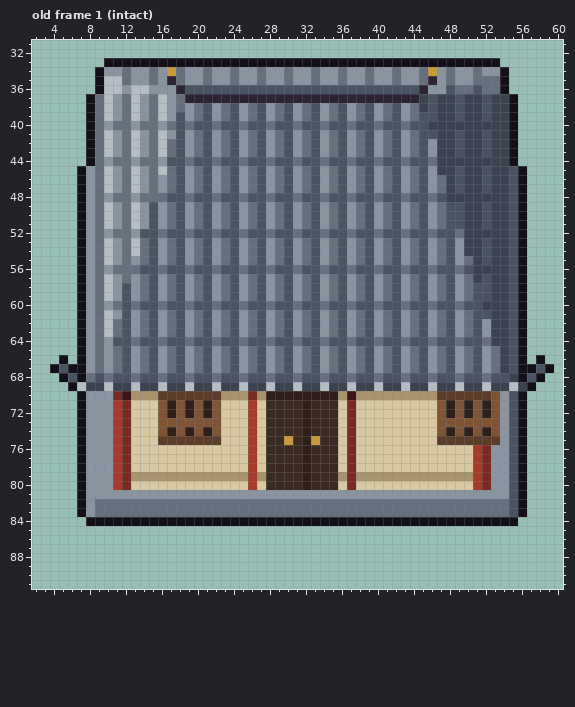
Edited in one commit: pixel-art file (art/mockup/angle/house.aseprite). That is the earlier state.
64x92 pixels, 1 frame. Shown: old frame 1 (intact): x 2..60, y 31..91. The commit also changed other frames, which this record leaves out.
The result:
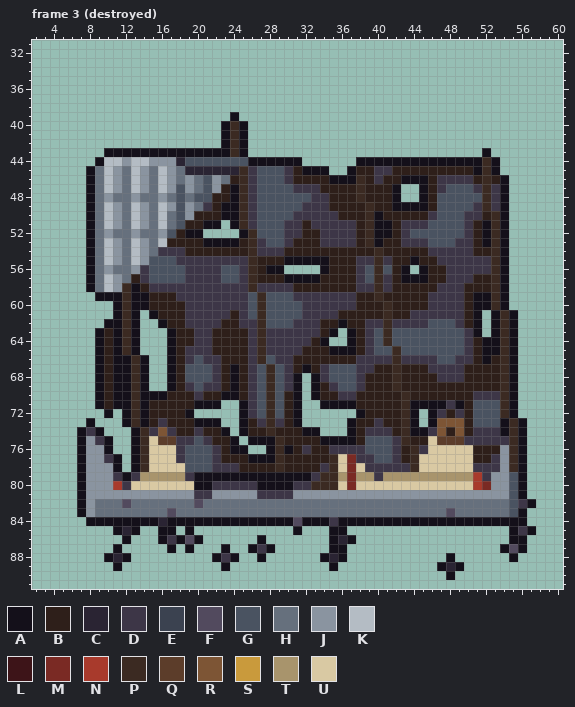
Palette (. is transparent): A #14101a  B #2e1f1a  C #2a2433  D #3d3647  E #3b4250  F #524a5e  G #4a5361  H #66707d  J #8a94a0  K #b4bcc4  L #3d1418  M #7a2a24  N #a83a2c  P #3b2a22  Q #5c3d2a  R #7d5535  S #c99a3c  T #a8946c  U #d9c9a3
A new or re-ordered frame is compared with the old frame closest to it.
What changed:
frames 1 -> 4
--- frame 3 (destroyed) is new; against old frame 1 (intact)
@@ x 2..60 @@
 32 ...........................................................
-33 ........AAAAAAAAAAAAAAAAAAAAAAAAAAAAAAAAAAAAAAAAAAAA.......
-34 .......AJJHJJHJSHJJHJJHJJHJJHJJHJJHJJHJJHJJHSJHJJHJJA......
-35 .......AKKHJJHJCHJJHJJHJJHJJHJJHJJHJJHJJHJJHCJHJJHHHA......
-36 .......AKKJKKJJJCGGGGGGGGGGGGGGGGGGGGGGGGGGCJJGHHGHHA......
-37 ......AHKJHKJHKJHCCCCCCCCCCCCCCCCCCCCCCCCCCEGEEGEEGEEA.....
-38 ......AHKJHKJHKJHJHGJHGJHGJHGJHGJHGJHGJHGJHEGEEGEEGEEA.....
-39 ......AHKJHKJHKJGJHGJHGJHGJHGJHGJHGJHGJHGJHGGEEGEEGEEA.....
-40 ......AHJHHJHHJHGHGGHGGHGGHGGHGGHGGHGGHGGHGGEEEEEEEEEA.....
-41 ......AHKJHKJHKJGJHGJHGJHGJHGJHGJHGJHGJHGJHGGEEGEEGEEA.....
-42 ......AHKJHKJHKHGJHGJHGJHGJHGJHGJHGJHGJHGJHGJEEGEEGEEA.....
-43 ......AHKJHKJHKHGJHGJHGJHGJHGJHGJHGJHGJHGJHGJEEGEEGEEA.....
-44 ......AHJHHJHHJGGHGGHGGHGGHGGHGGHGGHGGHGGHGGHEEEEEEEEA.....
-45 .....AJHKJHKJHKHGJHGJHGJHGJHGJHGJHGJHGJHGJHGJEEGEEGEEGA....
-46 .....AJHKJHKJHJHGJHGJHGJHGJHGJHGJHGJHGJHGJHGJHEGEEGEEGA....
-47 .....AJHKJHKJHJHGJHGJHGJHGJHGJHGJHGJHGJHGJHGJHEGEEGEEGA....
-48 .....AJHJHHJHHHGGHGGHGGHGGHGGHGGHGGHGGHGGHGGHGEEEEEEEGA....
-49 .....AJHKJHKJGJHGJHGJHGJHGJHGJHGJHGJHGJHGJHGJHGGEEGEEGA....
-50 .....AJHKJHKJGJHGJHGJHGJHGJHGJHGJHGJHGJHGJHGJHGGEEGEEGA....
-51 .....AJHKJHKJGJHGJHGJHGJHGJHGJHGJHGJHGJHGJHGJHGGEEGEEGA....
-52 .....AJHJHHJGGHGGHGGHGGHGGHGGHGGHGGHGGHGGHGGHGGHEEEEEGA....
-53 .....AJHKJHKHGJHGJHGJHGJHGJHGJHGJHGJHGJHGJHGJHGJEEGEEGA....
-54 .....AJHKJHKHGJHGJHGJHGJHGJHGJHGJHGJHGJHGJHGJHGJEEGEEGA....
-55 .....AJHKJHJHGJHGJHGJHGJHGJHGJHGJHGJHGJHGJHGJHGJHEGEEGA....
-56 .....AJHJHHHGGHGGHGGHGGHGGHGGHGGHGGHGGHGGHGGHGGHGEEEEGA....
-57 .....AJHKJHJHGJHGJHGJHGJHGJHGJHGJHGJHGJHGJHGJHGJHEGEEGA....
-58 .....AJHKJGJHGJHGJHGJHGJHGJHGJHGJHGJHGJHGJHGJHGJHGGEEGA....
-59 .....AJHKJGJHGJHGJHGJHGJHGJHGJHGJHGJHGJHGJHGJHGJHGGEEGA....
-60 .....AJHJHGHGGHGGHGGHGGHGGHGGHGGHGGHGGHGGHGGHGGHGGEEEGA....
-61 .....AJHKJGJHGJHGJHGJHGJHGJHGJHGJHGJHGJHGJHGJHGJHGGEEGA....
-62 .....AJHKHGJHGJHGJHGJHGJHGJHGJHGJHGJHGJHGJHGJHGJHGJEEGA....
-63 .....AJHKHGJHGJHGJHGJHGJHGJHGJHGJHGJHGJHGJHGJHGJHGJEEGA....
-64 .....AJHJGGHGGHGGHGGHGGHGGHGGHGGHGGHGGHGGHGGHGGHGGHEEGA....
-65 .....AJHJHGJHGJHGJHGJHGJHGJHGJHGJHGJHGJHGJHGJHGJHGJHEGA....
-66 ...A.AJHJHGJHGJHGJHGJHGJHGJHGJHGJHGJHGJHGJHGJHGJHGJHEGA.A..
-67 ..AGAAJHJHGJHGJHGJHGJHGJHGJHGJHGJHGJHGJHGJHGJHGJHGJHEGAAGA.
-68 ...AGAHGHGGHGGHGGHGGHGGHGGHGGHGGHGGHGGHGGHGGHGGHGGHGGEAGA..
-69 ....AKEEKEEKEEKEEKEEKEEKEEKEEKEEKEEKEEKEEKEEKEEKEEKEEKEA...
-70 .....AJJJMLTTTQQQQQQQTTTMTBBBBBBBBTLTTTTTTTTTQQQQQQRJGA....
-71 .....AJJJNMUUURBRBRBRUUUNUPPPPBPPPUMUUUUUUUUURBRBRBRJGA....
-72 .....AJJJNMUUURBRBRBRUUUNUPPPPBPPPUMUUUUUUUUURBRBRBRJGA....
-73 .....AJJJNMUUURRRRRRRUUUNUPPPPBPPPUMUUUUUUUUURRRRRRRJGA....
-74 .....AJJJNMUUURBRBRBRUUUNUPPPPBPPPUMUUUUUUUUURBRBRBRJGA....
-75 .....AJJJNMUUUQQQQQQQUUUNUPPSPBSPPUMUUUUUUUUUQQQQQQQJGA....
-76 .....AJJJNMUUUUUUUUUUUUUNUPPPPBPPPUMUUUUUUUUUUUUUNMJJGA....
-77 .....AJJJNMUUUUUUUUUUUUUNUPPPPBPPPUMUUUUUUUUUUUUUNMJJGA....
-78 .....AJJJNMUUUUUUUUUUUUUNUPPPPBPPPUMUUUUUUUUUUUUUNMJJGA....
-79 .....AJJJNMTTTTTTTTTTTTTNTPPPPBPPPTMTTTTTTTTTTTTTNMJJGA....
-80 .....AJJJNMUUUUUUUUUUUUUNUPPPPBPPPUMUUUUUUUUUUUUUNMJJGA....
-81 .....AJJJJJJJJJJJJJJJJJJJJJJJJJJJJJJJJJJJJJJJJJJJJJJJGA....
-82 .....AJHHHHHHHHHHHHHHHHHHHHHHHHHHHHHHHHHHHHHHHHHHHHHHGA....
-83 .....AJHHHHHHHHHHHHHHHHHHHHHHHHHHHHHHHHHHHHHHHHHHHHHHGA....
-84 ......AAAAAAAAAAAAAAAAAAAAAAAAAAAAAAAAAAAAAAAAAAAAAAAA.....
-85 ...........................................................
-86 ...........................................................
-87 ...........................................................
-88 ...........................................................
-89 ...........................................................
-90 ...........................................................
+33 ...........................................................
+34 ...........................................................
+35 ...........................................................
+36 ...........................................................
+37 ...........................................................
+38 ...........................................................
+39 ......................A....................................
+40 .....................APA...................................
+41 .....................APA...................................
+42 .....................APA...................................
+43 ........AAAAAAAAAAAAAAPA..........................A........
+44 .......AKKJKKJJJCGGGGGGGAAAAAA......AAAAAAAAAAAAAAPA.......
+45 ......AHKJHKJHKJHCCCCCCPDGGGDBAAA..ABBDDBBBBBBBBBAPA.......
+46 ......AHKJHKJHKJHJHGJHBPDGGGDBBBBAAAPBDBBAAABDDDDBPBA......
+47 ......AHKJHKJHKJGJHGJBAPDGGGGDDDBBBBPBBBA..ABDGGGDPDA......
+48 ......AHJHHJHHJHGHGGBBAPDGGGGGGDDBBBPBBBA..ABGGGGGPDA......
+49 ......AHKJHKJHKJGJHDBAAPDGGGGGDDDBBBBPBBAAAABGGGGDPDA......
+50 ......AHKJHKJHKHGJBBBAAPDGGGGDDDDDBBBPABBBBBDGGGDDBPA......
+51 ......AHKJHKJHKHGBBAA.APDGGGDDBDDDDDBPAABDDDGGGGDBAPA......
+52 ......AHJHHJHHJGBAA....APGGGDDBBDDDDBPAABDGGGGGGDBAPA......
+53 ......AHKJHKJHKBBBBAAAABPDGGDBBBDDDDBPABBDDDGGGDDBAPA......
+54 ......AHKJHKJHDDDBBBBBBBPDDDBBBBBBBBBBPBBBBBDDDDDBBPA......
+55 ......AHKJHKJGGGDDDDDDDDPBBBAAAAABBBDDPDBBABBDDDDDDPA......
+56 ......AHJHHJDGGGGDDDDGGDPBAA....ABBBDGPGBA.ABBDDDDDPA......
+57 ......AHKJHBDGGGGDDDDGGDPBBBAAAABBBBDGPDBAAABBDDDBBPA......
+58 ......AHKJPABDDDDDDDDDDDPDDDDBBBBBBBDDPDBBBBBDDDBBBPA......
+59 .......AAAPAABBBDDDDDDDDGPGGGDDDDDDDBBPBBBBBDDDDBAAPA......
+60 .........APAABBBBDDDDDDDGPGGGGDDDDDDBBBPBBBBDDDDBAAPA......
+61 .........APA.ABBBDDDDDBDGPGGGGDDDDBBBBBPBBDDDDDDBA.APA.....
+62 ........AAPA..ABBDDDDBBDDPGGGDDDBBABBDDPDDDDGGGDBA.APA.....
+63 .......ABAPA...ABBDDBBBBDPDDDDDDBA.ABDGPGGGGGGGGDA.APA.....
+64 .......ABAPA...ABBDDBBBBDPDDDDDBA..ABDGPGGGGGGGGDBAAPA.....
+65 .......ABAPA...ABDDDBBBBDPDDDDBBBAAABDGGPGGGGGGGDBAAPA.....
+66 .......ABAAPA..ABDGDDBBBDPGDDBBBBBBBDDDDPDDDDGGDDBABPA.....
+67 .......ABAAPA..ABGGGDBABDGPGDBABDGGGDDBBPBBBDDDDBBBBPA.....
+68 .......ABAAPA..ABGGGDBABDGPGDA.ADGGGDBBBPBBBBDDDBBBBPA.....
+69 .......ABAAPA..ABDGDDBABDGPGDA.ABDGGDBBBPBBBBBBBBBBBPA.....
+70 .......ABAAPAAABBBDBBAABDGPGBA.ABBDDBBBBBPBBBBBBBDDDPA.....
+71 .......ABAAPABBBBBAAA..ADGPGBA..AAAABBBBBPAAAADABGGGPA.....
+72 ........A.APABBBBA.....ADGPGBA......ABBBBPA.ADBDBGGGPA.....
+73 ......A...APABDBBBAAA..ABDPDBA.....ABBDBBPA.ARRRBGGGAPA....
+74 .....ADA...APDRDBBDBBA.ABBPBBBAA...ABDDDBPAADRBRBDDDAPA....
+75 .....AJDA..APUQQDDGDBBA.AAAPBBBBAAAABGGGDPBBUQQQDDDDDPA....
+76 .....AJJA..APUUUDGGGDBAA..APABDBBDDDDGGGDBPDUUUUUBBBJPA....
+77 .....AJJDA.APUUUDGGGDBBBAAAPBBBBBPUMDDGGDBPUUUUUUBBDJPA....
+78 .....AJJJA.APUUUUGGGDDDBBBBPBBBBDPUMUDDDDDPUUUUUUDDDJPA....
+79 .....AJJJDADTTTTTDAAAAAAAAAAAAADPPTMTTDTTTTTTTTTTNDJJGA....
+80 .....AJJJNDUUUUUUUAADDDDDAAAADDPPPUMUUUUUUUUUUUUUNMJJGA....
+81 .....AJJJJJJJJJJJJDDJJJJJDDDDJJJJJJJJJJJJJJJJJJJJJJJJGA....
+82 .....AJHHHFHHHHHHHFHHHHHHHHHHHHHHHHHHHHHHHHHHHHHHHHHHGDA...
+83 .....AJHHHHHHHHFHHHHHHHHHHHHHHHHHHHHHHHHHHHHHHFHHHHHHGA....
+84 ......AAAAAAAACAAAAAAAAAAAAAAFAAADAAAAAAAAAAAAAAAAAAAAA....
+85 .........ACA..AA.A...........A...AA..................ADA...
+86 ..........A...ADAFA......A.......ACA.................AA....
+87 .........A.....A.A...A..ADA......AA.................AFA....
+88 ........ACA.........ADA..A......ACA...........A......A.....
+89 .........A...........A...........A...........ACA...........
+90 ..............................................A............
 91 ...........................................................
Pixel boxes of the changes (left, top, right, bottom) in both pictures:
changed: (50, 58, 554, 580)
